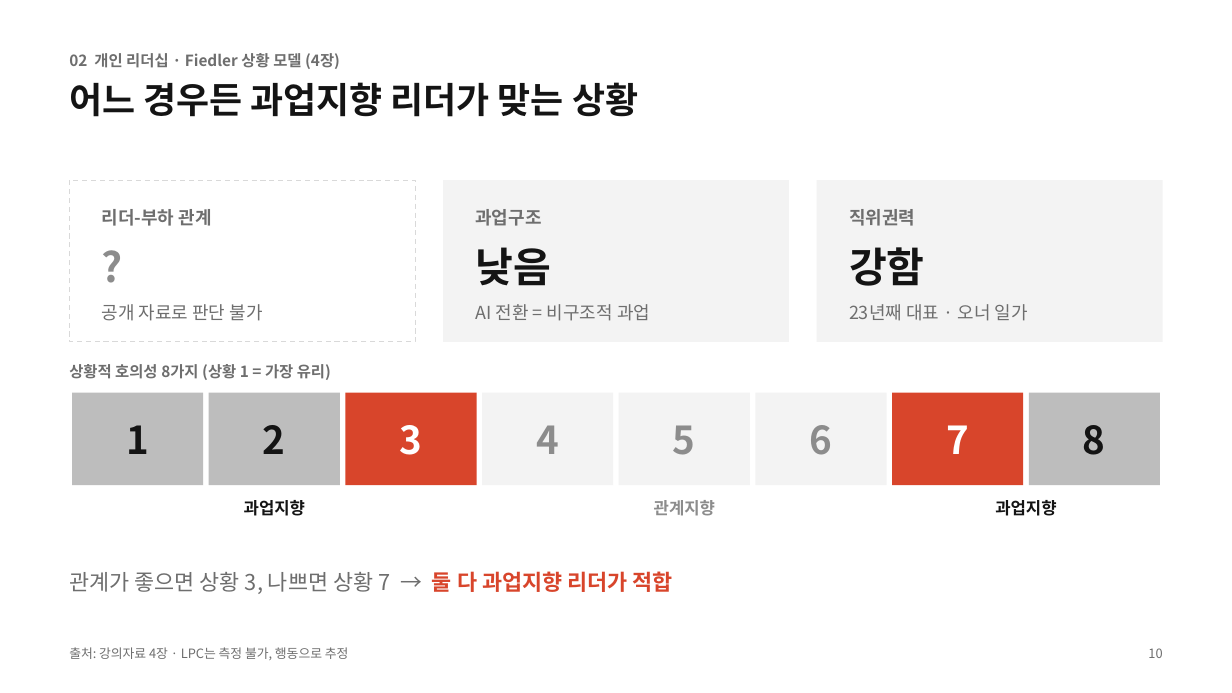
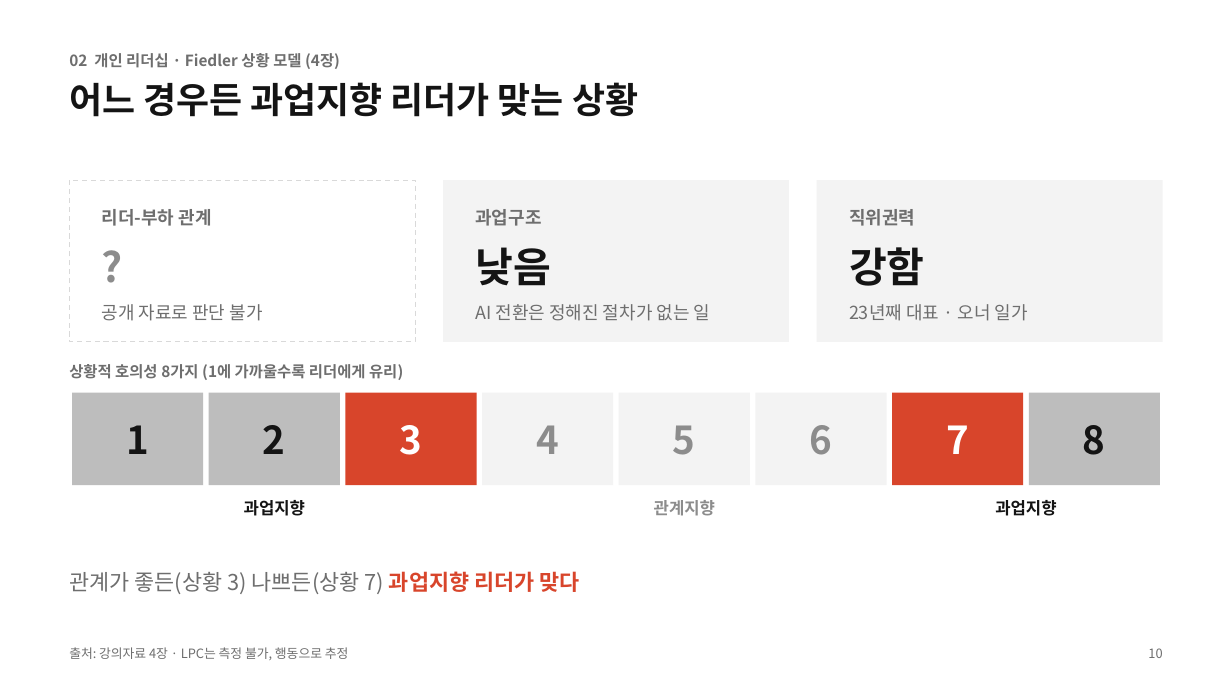
Before and after one commit to NATHAN18-ABLE/for-nathan, a slide deck: slide 10 of leadership-ppt/leadership-final.pptx. Drawn at 1232x693 pixels with LibreOffice and Linux fonts; fonts in the diff are those of the drawing. Boxes give left, top, right and bottom in pixels: in the first picture for what was removed or moved away, otherwise in the second. Text is boxed around its words. In the diff, an @@ line names an element or a change of style, - is before the commit and + after.

```diff
--- a/leadership-ppt/leadership-final.pptx
+++ b/leadership-ppt/leadership-final.pptx
@@ text at (x1=475, y1=304, x2=711, y2=321): text changed @@
-AI 전환 = 비구조적 과업
+AI 전환은 정해진 절차가 없는 일
@@ text at (x1=69, y1=364, x2=403, y2=380): text changed @@
-상황적 호의성 8가지 (상황 1 = 가장 유리)
+상황적 호의성 8가지 (1에 가까울수록 리더에게 유리)
@@ text at (x1=69, y1=571, x2=580, y2=594): text changed @@
-관계가 좋으면 상황 3, 나쁘면 상황 7 → 둘 다 과업지향 리더가 적합
+관계가 좋든(상황 3) 나쁘든(상황 7) 과업지향 리더가 맞다
```
Also in this commit, not shown: 7 other slides changed, 8 other files.
